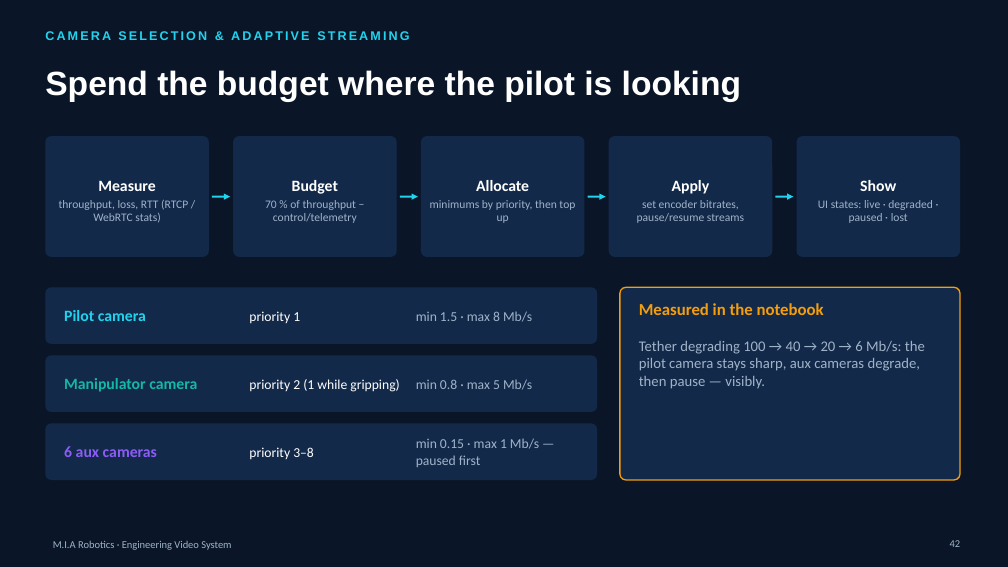
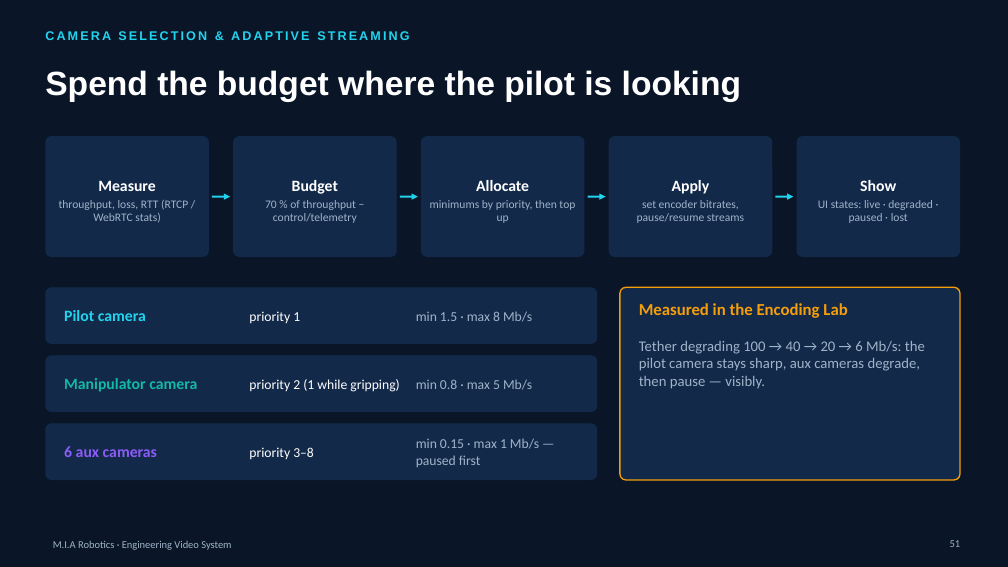
Before and after one commit to YoussefAbbas2001/video-streaming, a slide deck: slide 51 of presentation/MIA_Video_Streaming.pptx (slide 42 before the commit). Drawn at 1008x567 pixels with LibreOffice and Linux fonts; fonts in the diff are those of the drawing; background and template pictures are left out. Boxes give left, top, right and bottom in pixels: in the first picture for what was removed or moved away, otherwise in the second. Text is boxed around its words. In the diff, an @@ line names an element or a change of style, - is before the commit and + after.

```diff
--- a/presentation/MIA_Video_Streaming.pptx
+++ b/presentation/MIA_Video_Streaming.pptx
@@ text at [639, 303, 847, 318]: text changed @@
-Measured in the notebook
+Measured in the Encoding Lab
@@ page number at [950, 540, 961, 547]: text changed @@
-42
+51
```
Also in this commit, not shown: 3 other slides changed, 9 slides added, 24 other files.
